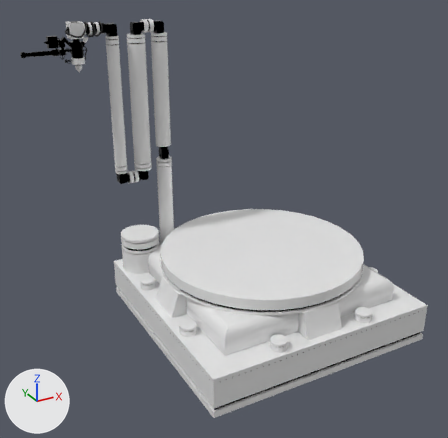
One commit to the FBX model Assets/Models/alchemiter.fbx: the scene before it, then after it.
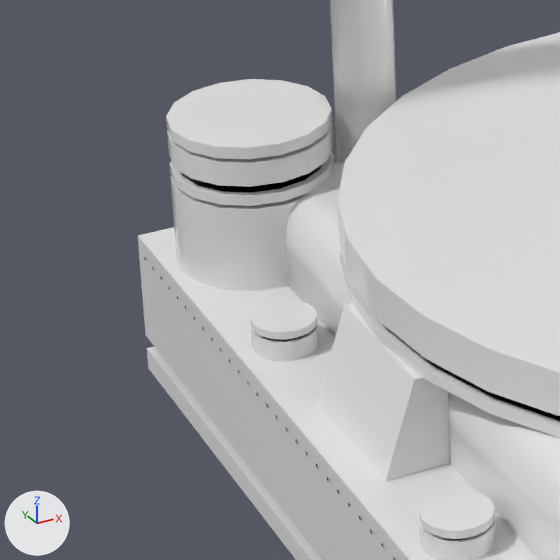
Each version is shown whole from a 50 mm lens placed at (-3.9, -6.09, 4.57), pointed at (-0.6, -0.09, 1.57), then close up on the part from 18% to 47% of the width and 47% to 77% of the height. The lights are fixed; the arrows at lower left show +X, +Y and +Z. Vertices at the same position are counted once.

Objects in the first close-up: 'Alchimiter', 'Top'.
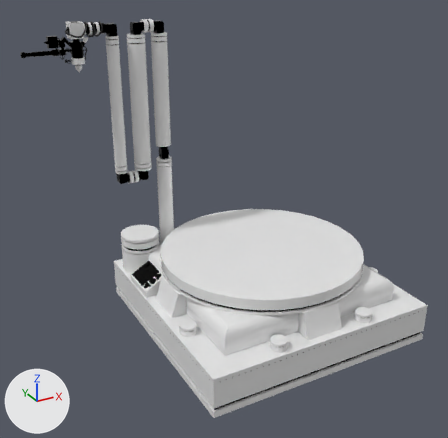
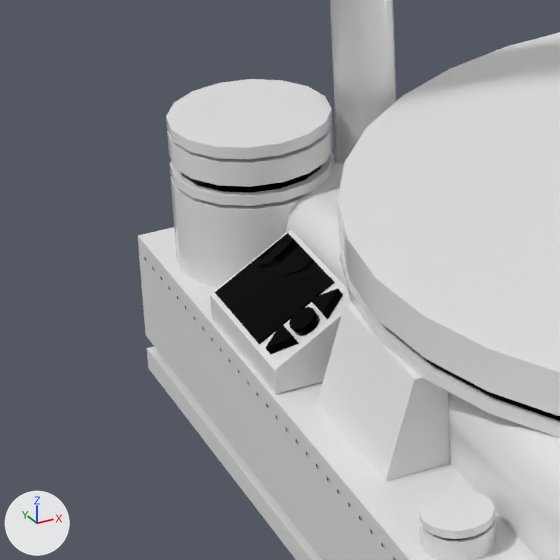
The change, as a diff of the scene's bpy script:
```diff
--- a/Assets/Models/alchemiter.fbx.py
+++ b/Assets/Models/alchemiter.fbx.py
@@ me_cube_001 @@
 # used by ob_alchimiter; location = (0.0, 0.0, 0.0)
 # verts and faces of me_cube_001; kept vertices keep their numbers, new ones are numbered from 6542
-me_cube_001.from_pydata(...)  # 6542 vertices, 6089 faces; spans x -2.47..1.5, y -1.5..1.51, z 0.0..3.78
+me_cube_001.from_pydata(...)  # 6497 vertices, 6031 faces; spans x -2.47..1.5, y -1.5..1.51, z 0.0..3.78
+# me_cube_001 part 1: a new loose piece of 24 vertices spanning x -1.4..-1.31, y 0.37..0.46, z 0.64..0.71, in mat_alchem_black (black #000000)
+# me_cube_001 part 2: a new loose piece of 16 vertices spanning x -1.49..-1.21, y 0.34..0.86, z 0.5..0.74
+# me_cube_001 part 3: the loose piece of 97 vertices spanning x -1.45..-1.25, y 0.5..0.7, z 0.5..0.6 is deleted
+# me_cube_001 part 4
+verts[6542] = (-1.3, 0.37, 0.69)  # pixel (327, 320)
+verts[6543] = (-1.32, 0.37, 0.72)  # pixel (322, 313)
+verts[6544] = (-1.4, 0.37, 0.63)  # pixel (299, 344)
+verts[6545] = (-1.41, 0.37, 0.66)  # pixel (293, 337)
+for new, old in zip([*range(6546, 6550)], [*range(6542, 6546)]): verts[new] = verts[old] + (0.0, 0.09, 0.0)
+verts[6550] = (-1.23, 0.41, 0.73)  # pixel (343, 295)
+verts[6551] = (-1.25, 0.41, 0.76)  # pixel (337, 288)
+verts[6552] = (-1.47, 0.41, 0.59)  # pixel (270, 355)
+verts[6553] = (-1.48, 0.41, 0.62)  # pixel (265, 348)
+faces += [(6542, 6546, 6550), (6543, 6551, 6547), (6542, 6550, 6551, 6543), (6542, 6543, 6547, 6546), (6546, 6547, 6551, 6550), (6544, 6552, 6548)]  # mat_alchem_black (black #000000)
+faces += [(6545, 6549, 6553), (6548, 6552, 6553, 6549), (6544, 6548, 6549, 6545), (6544, 6545, 6553, 6552)]  # mat_alchem_black (black #000000)
 me_cube_001.materials.append(mat_alchem_white)
```

Location of each change, [x1, y1, x2, y2] in pixels of the close-ups (560 x 560 px):
part 1 of me_cube_001, added (black)
    after: [289, 307, 320, 336]
part 2 of me_cube_001, added
    after: [210, 230, 352, 394]
part 3 of me_cube_001, deleted
    before: [251, 300, 319, 361]
part 4 of me_cube_001, added (black)
    after: [266, 288, 343, 355]
